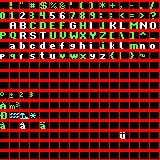
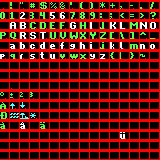
Comparing the layer stacks of the two 160 x 160 images. Changes:
painted on "Characters" over <box>10,102,26,109</box>
